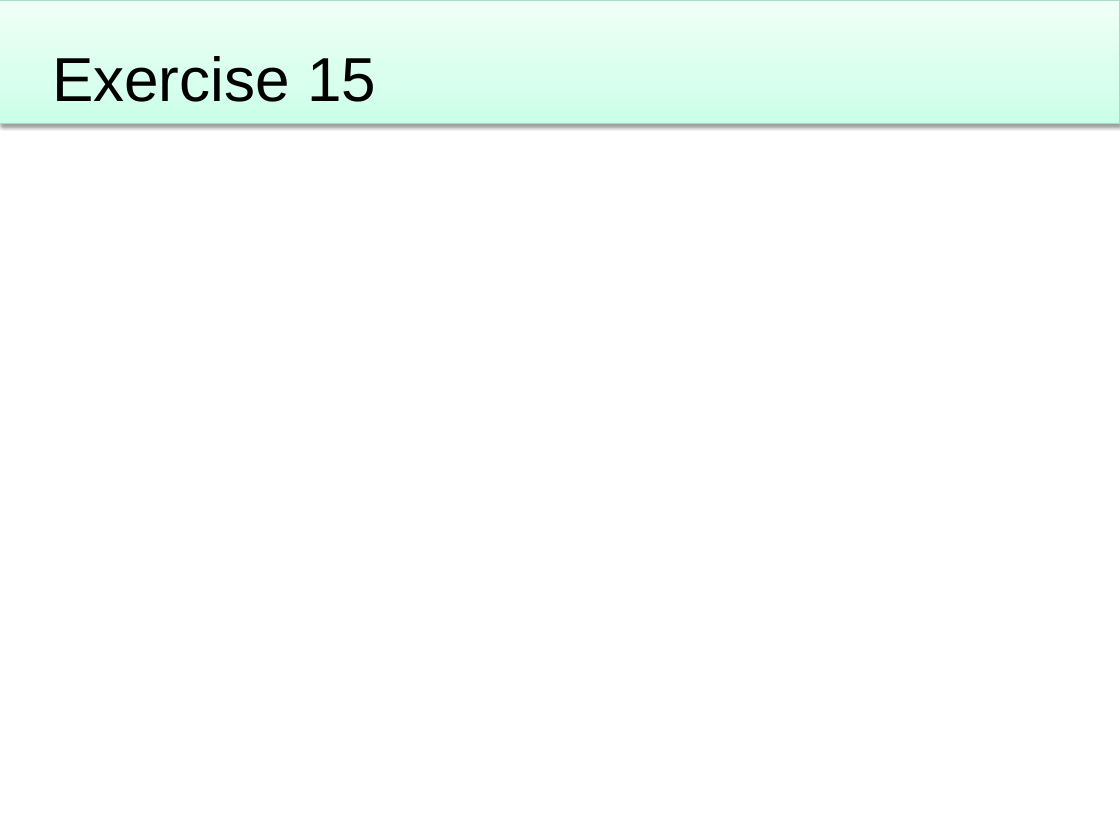
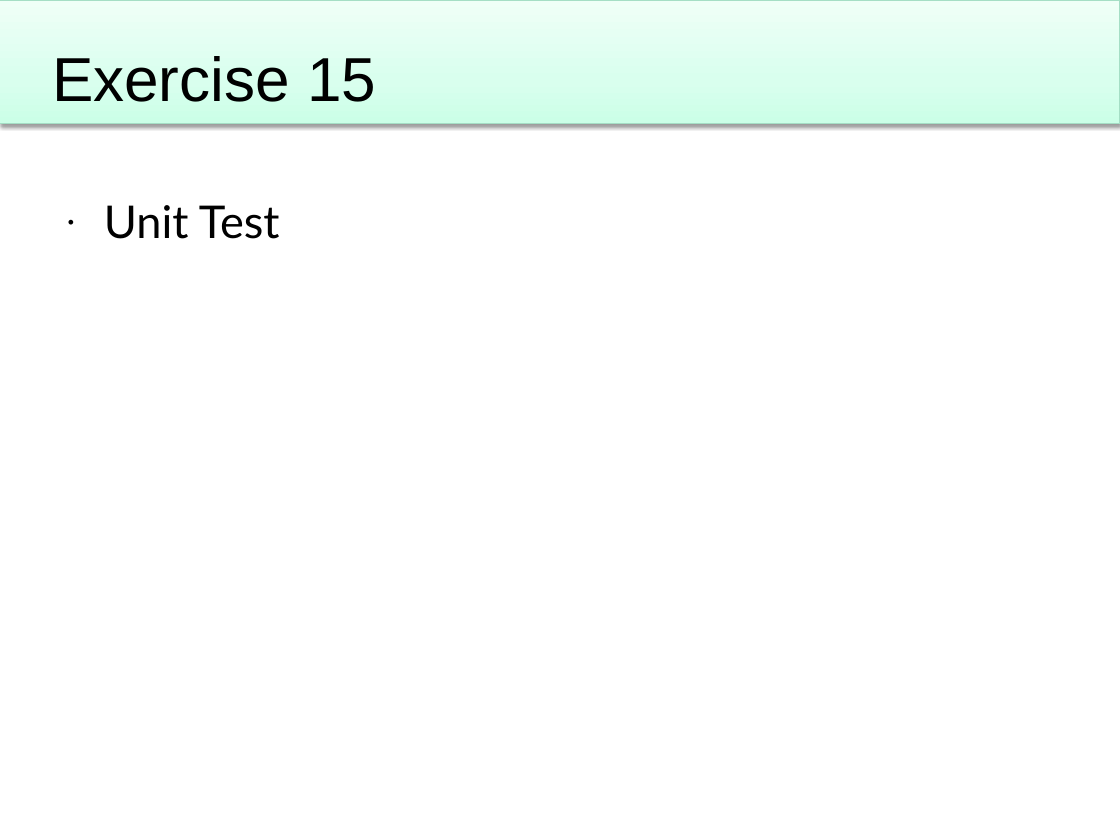
Before and after one commit to Particular/Course.Slides, a slide deck: slide 82 of EnterpriseDevelopmentWithNServiceBus.pptx (slide 84 before the commit). Drawn at 1120x840 pixels with LibreOffice and Linux fonts; fonts in the diff are those of the drawing; background and template pictures are left out. Boxes give left, top, right and bottom in pixels: in the first picture for what was removed or moved away, otherwise in the second. Text is boxed around its words. In the diff, an @@ line names an element or a change of style, - is before the commit and + after.

```diff
--- a/EnterpriseDevelopmentWithNServiceBus.pptx
+++ b/EnterpriseDevelopmentWithNServiceBus.pptx
@@ text added at [104,205,280,239], 32 pt, text #000000 @@
+• Unit Test
```
Also in this commit, not shown: 11 other slides changed, 2 slides removed, 1 other file.
